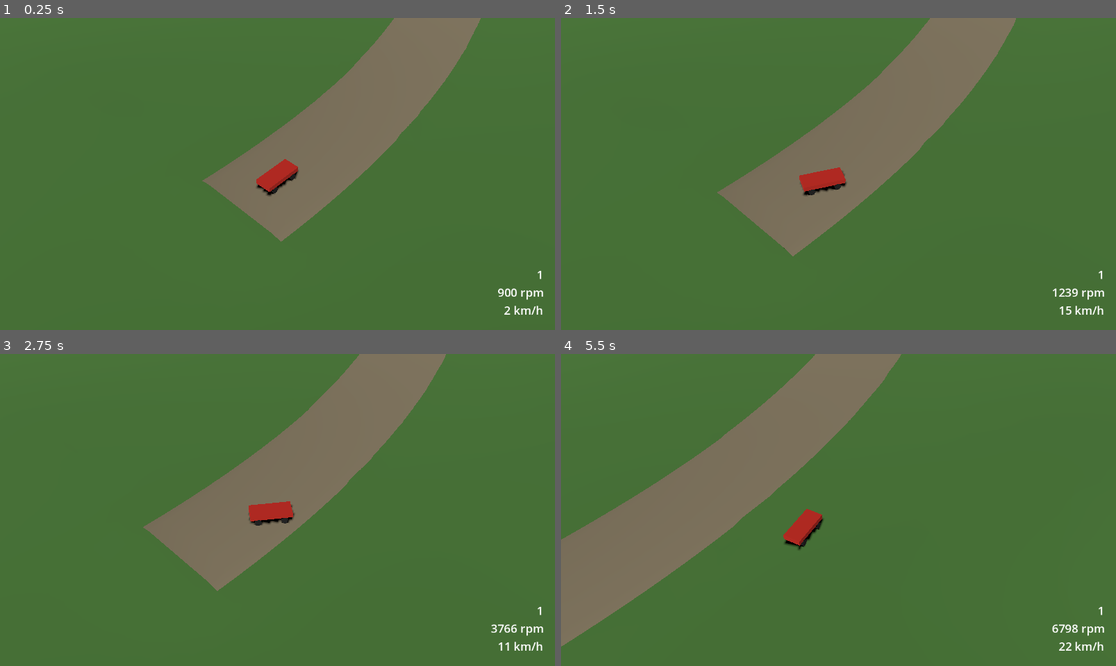
Above: before the commit, frames 1-4 (two rows, left to right).
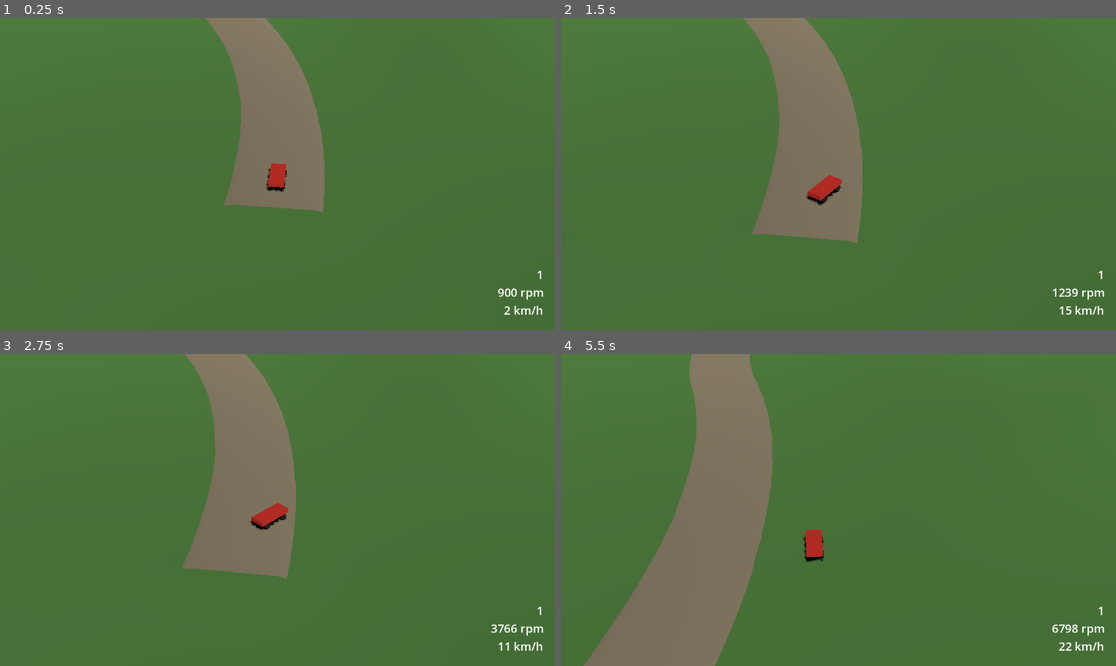
Above: after the commit, the same moments.

Repository: JulianHeissinger/RallyGame
Game: Godot game, scene res://scenes/stage.tscn
The game is run twice, just before and just after one commit, with the same random seed, the same clock (stepped at 60 frames per second) and the same inputs. The project has no main scene, so this scene is started directly.
Inputs:
- Up to frame 1 (0.25 s): no input
- Up to frame 2 (1.5 s): hold D (steer_right) 0.53-1.28 s; hold W (throttle) 0.53-1.28 s; hold S (brake) from 1.28 s (still down); tap W (throttle) at 1.35 s
- Up to frame 3 (2.75 s): release S (brake) at 2.03 s; hold D (steer_right) from 2.03 s (still down); hold W (throttle) from 2.03 s (still down)
- Up to frame 4 (5.5 s): release D (steer_right) at 2.78 s; release W (throttle) at 2.78 s; hold Shift (shift_up) 2.78-3.53 s; tap W (throttle) at 2.85, 4.35 s; hold W (throttle) 3.53-4.28 s; hold A (steer_left) 3.53-5.03 s; hold S (brake) from 5.03 s (still down); hold W (throttle) from 5.03 s (still down)

The runs differ from the first frame. In frame 1, 14% of the frame differs, in the area x 36-87%, y 0-72%; in frame 2, 15%; in frame 3, 14%; in frame 4, 23%, in the area x 0-62%, y 0-100%.

Commit message:
feat: turn camera with the road direction
On a stage the iso camera yaw follows the road ahead of the car, so
the car drives away from the camera while its own spins never turn
the view. Flatter pitch and longer look-ahead time show more road.

Diff:
--- a/scripts/core/iso_camera_rig.gd
+++ b/scripts/core/iso_camera_rig.gd
@@ -1,23 +1,35 @@
 class_name IsoCameraRig
 extends Node3D
-## Near-isometric follow camera: fixed pitch and yaw, narrow FOV, far away.
+## Near-isometric follow camera: fixed pitch, narrow FOV, far away.
 ## The rig node is the focus point; it follows the target with a critically damped spring
-## plus a horizontal look-ahead along the target's velocity. Its rotation never changes.
+## plus a horizontal look-ahead along the target's velocity. With a `road` set, the yaw slowly
+## follows the road direction ahead of the target, so the car drives away from the camera;
+## the target's own rotation never turns the view. Without a road the yaw stays at `yaw_deg`.
 
-@export var pitch_deg := 45.0
+@export var pitch_deg := 35.0
 @export var yaw_deg := 45.0
 @export var fov := 30.0
-@export var distance := 55.0
+@export var distance := 65.0
 ## Spring frequency of the follow, in rad/s. Higher follows tighter.
 @export var follow_frequency := 4.0
 ## Look-ahead offset is horizontal velocity times this time, capped at `look_ahead_max` meters.
-@export var look_ahead_time := 0.6
+@export var look_ahead_time := 1.0
 @export var look_ahead_max := 12.0
+## Distance in m ahead of the target's road progress whose direction the yaw follows.
+@export var yaw_road_ahead := 20.0
+## Yaw smoothing rate in 1/s. Higher turns faster toward the road direction.
+@export var yaw_follow_rate := 1.5
 
 ## Node to follow. Setting it snaps the focus onto it on the next update.
 var target: Node3D:
 	set(value):
 		target = value
+		_snapped = false
+
+## Road the yaw follows. Null keeps the yaw fixed.
+var road: RoadPath:
+	set(value):
+		road = value
 		_snapped = false
 
 var camera: Camera3D
@@ -47,8 +59,12 @@
 		global_position = target_position
 		_last_target_position = target_position
 		_focus_velocity = Vector3.ZERO
+		if road:
+			rotation.y = _road_yaw(target_position)
 		_snapped = true
 		return
+	if road:
+		rotation.y = lerp_angle(rotation.y, _road_yaw(target_position), 1.0 - exp(-yaw_follow_rate * delta))
 
 	var target_velocity := (target_position - _last_target_position) / delta
 	_last_target_position = target_position
@@ -60,6 +76,13 @@
 	global_position = _smooth_damp(global_position, target_position + lag_compensation + look_ahead, delta)
 
 
+## Yaw that points the camera's view along the road `yaw_road_ahead` beyond `position`'s progress.
+func _road_yaw(position: Vector3) -> float:
+	var progress := road.progress_at(position)
+	var direction := road.curve.sample_baked(progress + yaw_road_ahead) - road.curve.sample_baked(progress)
+	return atan2(-direction.x, -direction.z)
+
+
 ## Critically damped spring step (closed-form approximation, stable for large delta).
 func _smooth_damp(current: Vector3, goal: Vector3, delta: float) -> Vector3:
 	var x := follow_frequency * delta
--- a/scripts/stage/stage.gd
+++ b/scripts/stage/stage.gd
@@ -37,6 +37,7 @@
 	add_child(_build_kill_plane(terrain.get_node("Mesh").get_aabb()))
 	_car.road = path
 	_car.global_transform = path.transform_at(START_DISTANCE).translated(Vector3.UP)
+	_camera.road = path
 	_camera.target = _car
 	_hud.car = _car
 	_debug_overlay.car = _car
--- a/tests/test_iso_camera_rig.gd
+++ b/tests/test_iso_camera_rig.gd
@@ -32,6 +32,67 @@
 	_free(target, rig)
 
 
+func test_keeps_rotation_while_target_spins_on_road() -> void:
+	var road := _corner_road()
+	var target := _add(Node3D.new())
+	target.global_position = road.samples[20]
+	var rig: IsoCameraRig = _add(IsoCameraRig.new())
+	rig.road = road
+	rig.target = target
+	rig.follow(DELTA)
+	var initial_basis := rig.camera.global_basis
+	for i in 300:
+		target.rotation.y = i * DELTA * 6.0
+		rig.follow(DELTA)
+	assert_true(rig.camera.global_basis.is_equal_approx(initial_basis), "spinning target does not turn the camera")
+	_free(target, rig)
+
+
+func test_turns_with_road_through_corner() -> void:
+	var road := _corner_road()
+	var target := _add(Node3D.new())
+	target.global_position = road.samples[0]
+	var rig: IsoCameraRig = _add(IsoCameraRig.new())
+	rig.road = road
+	rig.target = target
+	rig.follow(DELTA)
+	var start_yaw := rig.rotation.y
+	# Drive the whole road at 20 m/s, then hold at the end so the yaw settles.
+	for i in road.samples.size() * 6:
+		target.global_position = road.curve.sample_baked(minf(i * DELTA * 20.0, road.length))
+		rig.follow(DELTA)
+	var end := road.samples.size() - 1
+	var direction := road.samples[end] - road.samples[end - 10]
+	var road_yaw := atan2(-direction.x, -direction.z)
+	assert_almost_eq(rad_to_deg(angle_difference(start_yaw, rig.rotation.y)), -90.0, 5.0, "camera turned with the right-hand corner")
+	assert_almost_eq(angle_difference(rig.rotation.y, road_yaw), 0.0, deg_to_rad(5.0), "camera looks along the road after the corner")
+	_free(target, rig)
+
+
+## 100 m straight toward -z, a 90 degree right-hand corner (radius 30 m), then 100 m toward +x.
+func _corner_road() -> RoadPath:
+	var params := StageParams.new()
+	params.elevation_amplitude = 0.0
+	params.min_crests = 0
+	params.crests_per_km = 0.0
+	var layout := RoadLayout.new()
+	var spacing := params.sample_spacing
+	for i in 50:
+		layout.points.append(Vector2(0.0, -i * spacing))
+	var corner_start := layout.points[-1]
+	var center := corner_start + Vector2(30.0, 0.0)
+	for i in range(1, 24):
+		var angle := PI - i * (PI / 2.0) / 23.0
+		layout.points.append(center + Vector2(cos(angle), -sin(angle)) * 30.0)
+	var straight_start := layout.points[-1]
+	for i in range(1, 51):
+		layout.points.append(straight_start + Vector2(i * spacing, 0.0))
+	for i in layout.points.size():
+		layout.widths.append(8.0)
+	layout.length = (layout.points.size() - 1) * spacing
+	return RoadPath.build(layout, 1, params)
+
+
 func _add(node: Node3D) -> Node3D:
 	(Engine.get_main_loop() as SceneTree).root.add_child(node)
 	return node
Not shown, changed: openspec/changes/bootstrap-vertical-slice/design.md
Not shown, changed: openspec/changes/bootstrap-vertical-slice/specs/isometric-camera/spec.md
Not shown, changed: openspec/changes/bootstrap-vertical-slice/tasks.md
